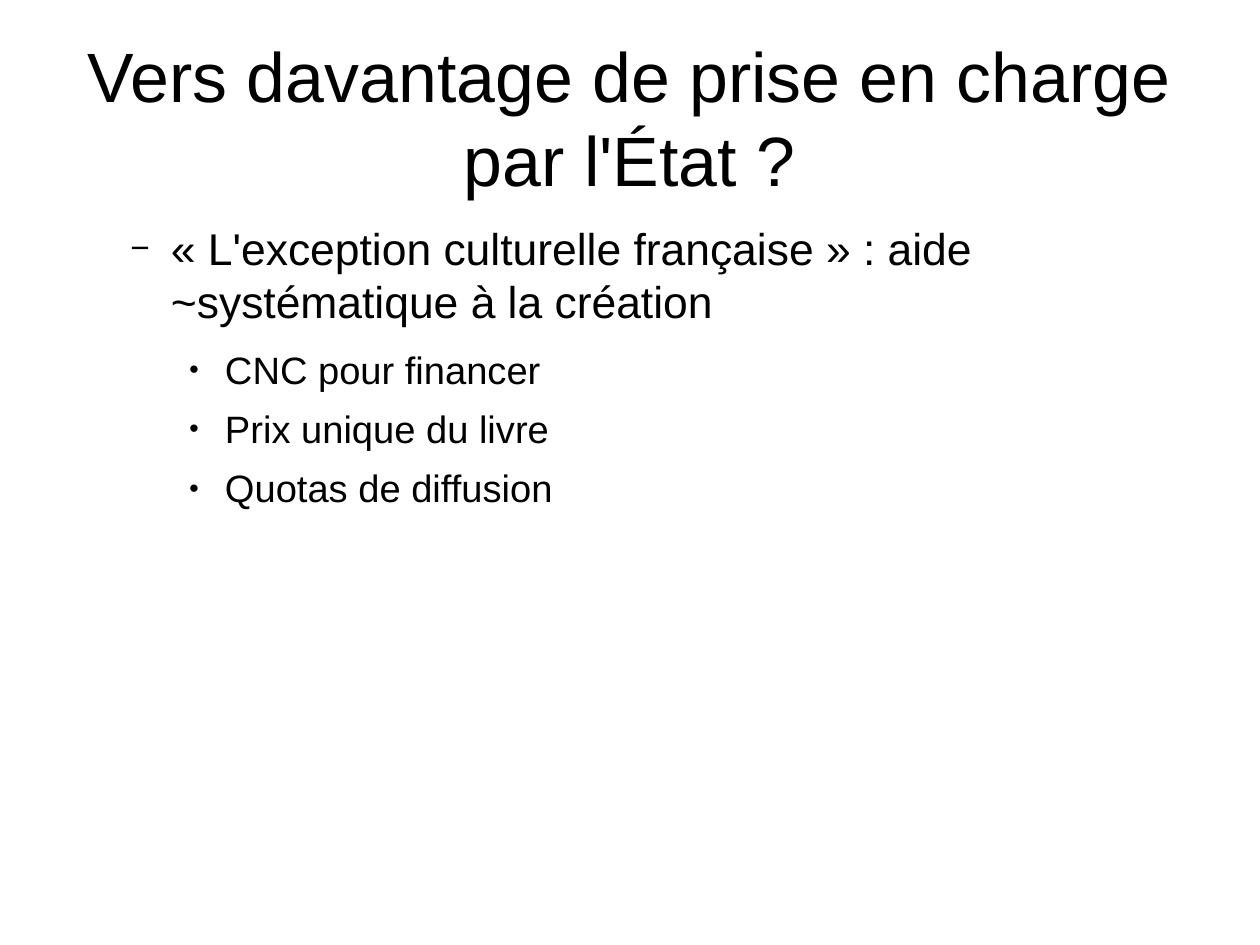
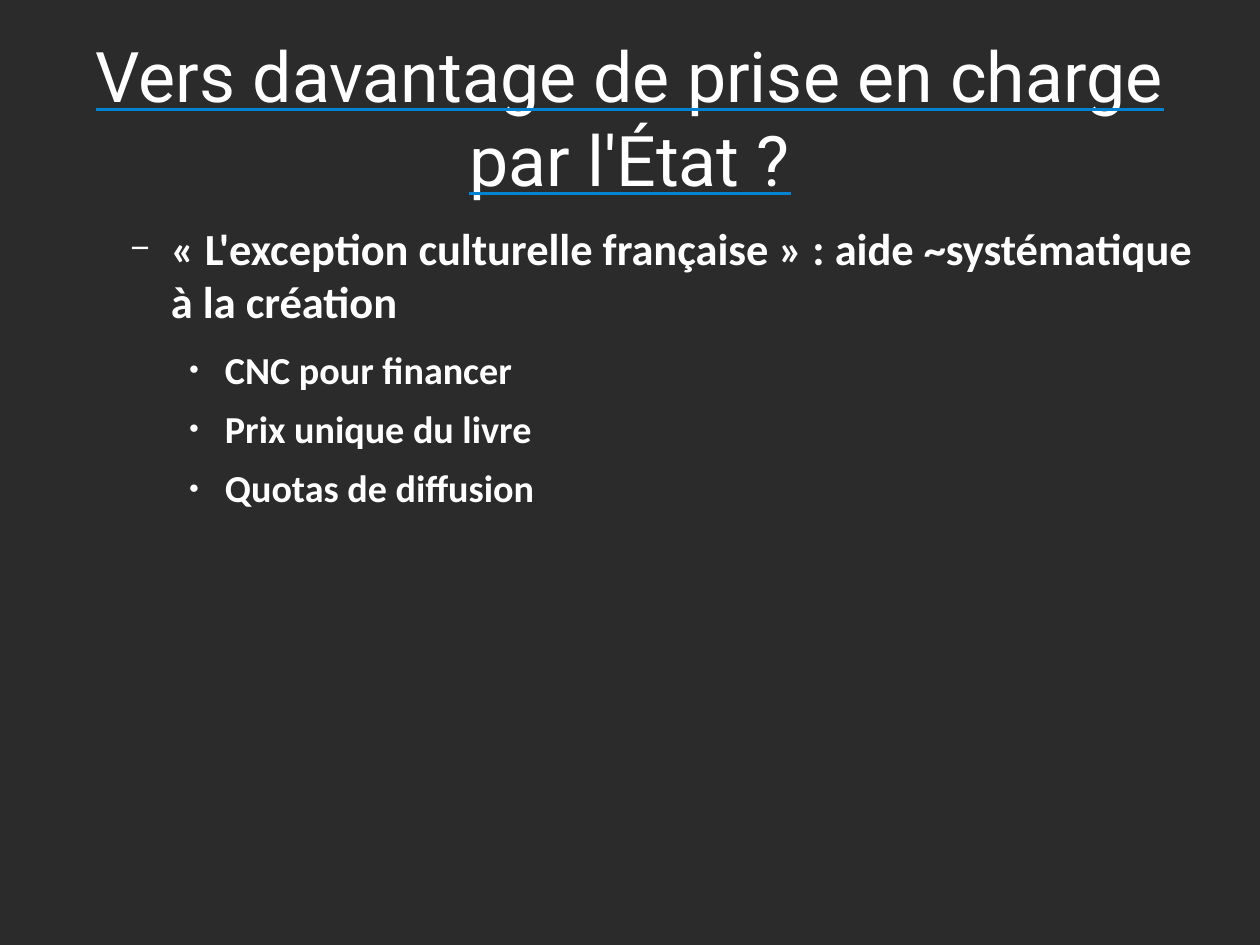
Before and after one commit to Parashp/pph-droit-auteur, a slide deck: slide 20 of soutenance.odp. Drawn at 1260x945 pixels with LibreOffice and Linux fonts; fonts in the diff are those of the drawing; background and template pictures are left out; a plain dark background stands for a picture behind light text. Boxes give left, top, right and bottom in pixels: in the first picture for what was removed or moved away, otherwise in the second. Text is boxed around its words. In the diff, an @@ line names an element or a change of style, - is before the commit and + after.

```diff
--- a/soutenance.odp
+++ b/soutenance.odp
@@ background #FFFFFF to picture (left out) @@
@@ title "Vers davantage de prise en ...": place and size @@
-title "Vers davantage de prise en ..." at [88, 51, 1170, 199]
+title "Vers davantage de prise en ..." at [96, 49, 1162, 200]
@@ title "Vers davantage de prise en ..." at [96, 49, 1162, 200]: font Arial to Roboto, text colour #000000 to #FFFFFF, underline on @@
@@ text "« L'exception culturelle française » ..." at [171, 233, 1192, 507]: font Arial to Calibri, text colour #000000 to #FFFFFF, bold on; bullet colour #000000 to #FFFFFF @@
```
Also in this commit, not shown: 22 other slides changed, 1 slide removed, 1 other file.
